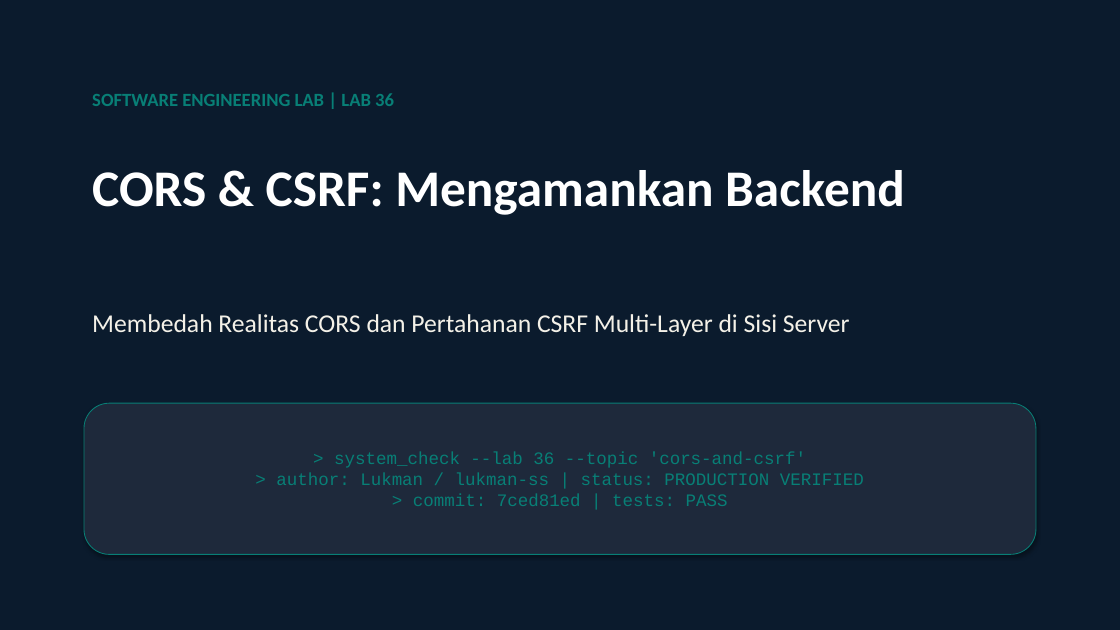
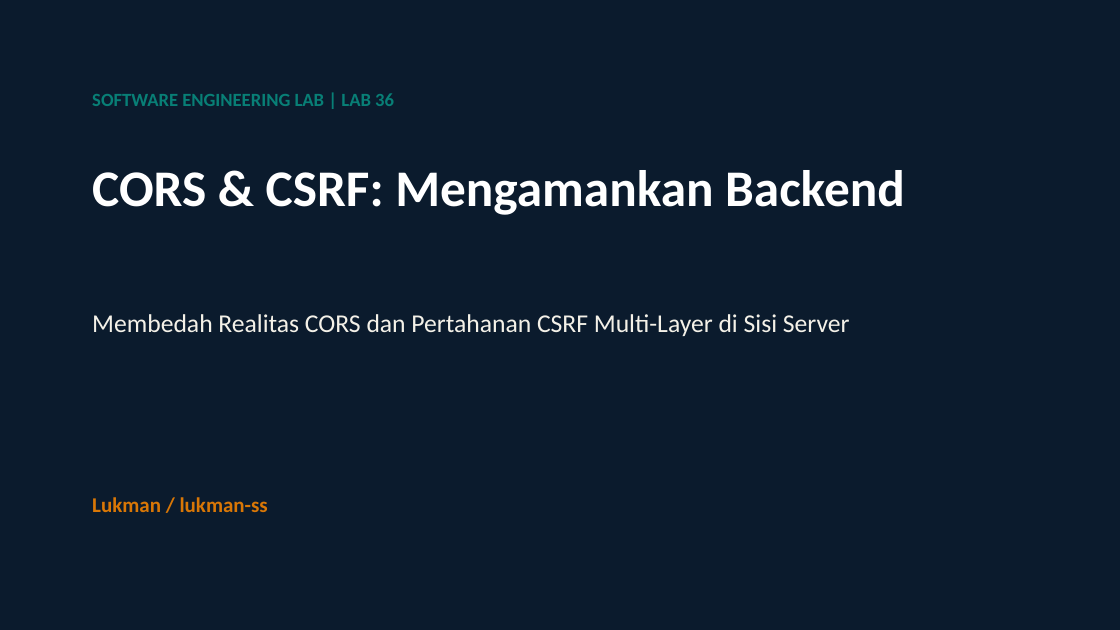
Before and after one commit to lukman-ss/software-engineering-lab, a slide deck: slide 1 of labs/36-cors-and-csrf/result/linkedin/lab-36-cors-and-csrf-carousel.pptx. Drawn at 1120x630 pixels with LibreOffice and Linux fonts; fonts in the diff are those of the drawing. Boxes give left, top, right and bottom in pixels: in the first picture for what was removed or moved away, otherwise in the second. Text is boxed around its words. In the diff, an @@ line names an element or a change of style, - is before the commit and + after.

```diff
--- a/labs/36-cors-and-csrf/result/linkedin/lab-36-cors-and-csrf-carousel.pptx
+++ b/labs/36-cors-and-csrf/result/linkedin/lab-36-cors-and-csrf-carousel.pptx
@@ text "Lukman / lukman-ss": place and size @@
-text "Lukman / lukman-ss" at bbox=[84, 403, 1036, 555]
+text "Lukman / lukman-ss" at bbox=[92, 497, 268, 512]
@@ text "Lukman / lukman-ss" at bbox=[92, 497, 268, 512]: vertical alignment middle to top; fill #1E293B to none; outline #087F76 0.75 pt to none; shadow off @@
@@ text at bbox=[92, 497, 268, 512]: text changed; size 15 to 18 pt; font Courier New to Calibri; text colour #087F76 to #D97706; bold on @@
-> system_check --lab 36 --topic 'cors-and-csrf'
-> author: Lukman / lukman-ss | status: PRODUCTION VERIFIED
-> commit: 7ced81ed | tests: PASS
+Lukman / lukman-ss
```
Also in this commit, not shown: 1 other slide changed, 7 other files.
